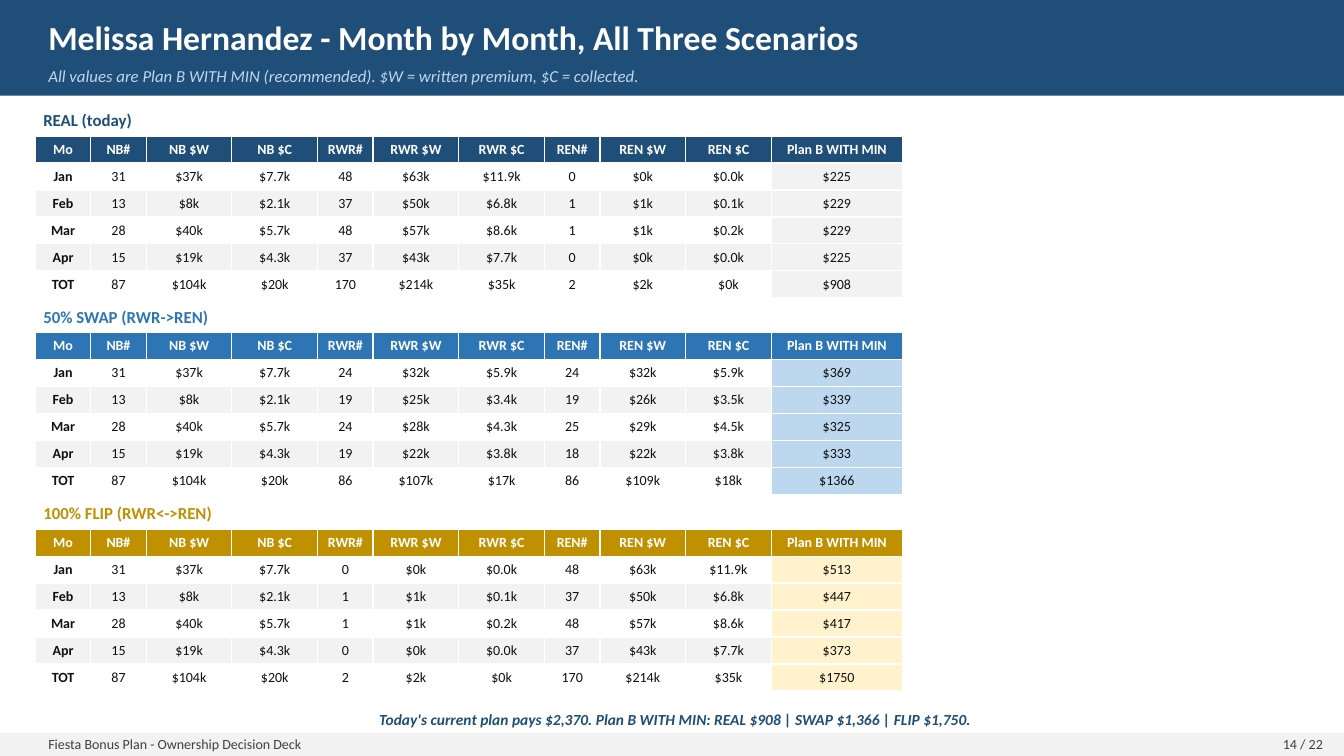
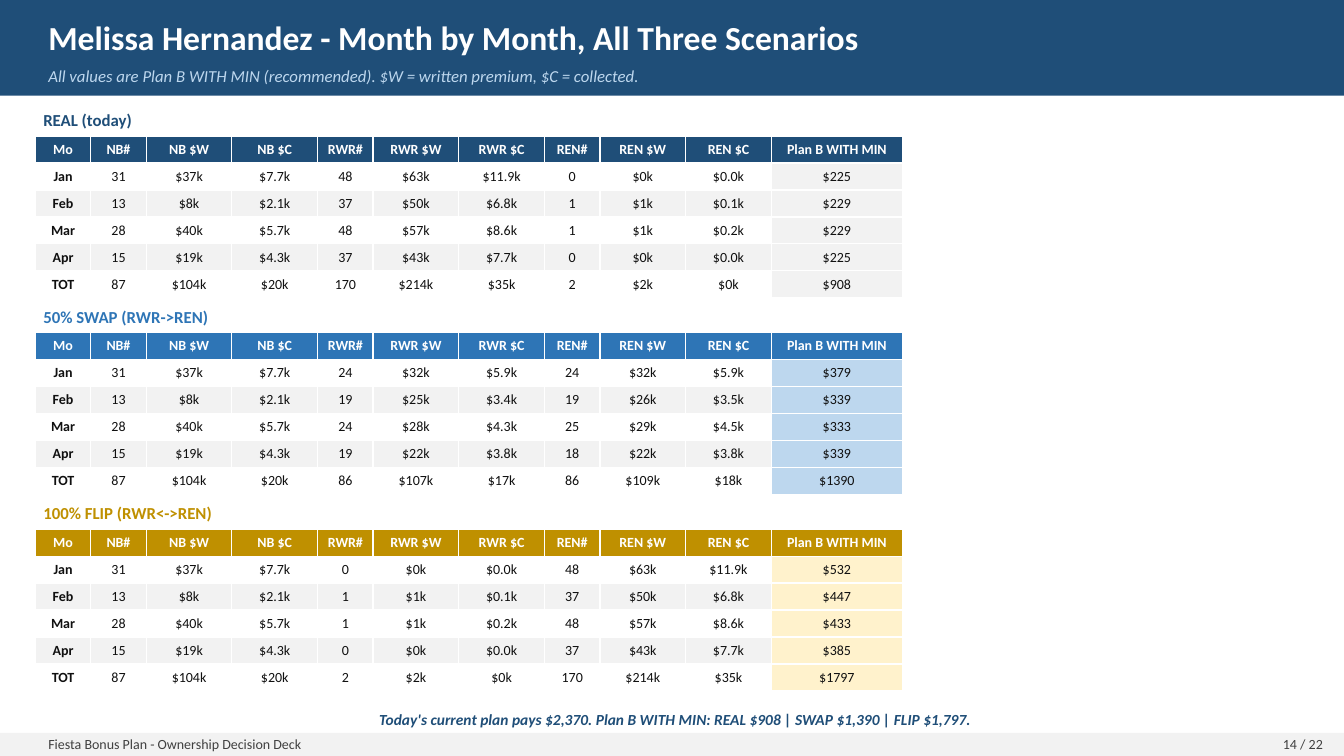
Before and after one commit to FAUS-tech/fiesta-bonus, a slide deck: slide 14 of output/Bonus_Plan_FINAL.pptx. Drawn at 1344x756 pixels with LibreOffice and Linux fonts; fonts in the diff are those of the drawing. Boxes give left, top, right and bottom in pixels: in the first picture for what was removed or moved away, otherwise in the second. Text is boxed around its words. In the diff, an @@ line names an element or a change of style, - is before the commit and + after.

```diff
--- a/output/Bonus_Plan_FINAL.pptx
+++ b/output/Bonus_Plan_FINAL.pptx
@@ table at [35, 333, 902, 491] @@
-row 2, column 11: $369
+row 2, column 11: $379
-row 4, column 11: $325
+row 4, column 11: $333
-row 5, column 11: $333
+row 5, column 11: $339
-row 6, column 11: $1366
+row 6, column 11: $1390
@@ table at [35, 529, 902, 688] @@
-row 2, column 11: $513
+row 2, column 11: $532
-row 4, column 11: $417
+row 4, column 11: $433
-row 5, column 11: $373
+row 5, column 11: $385
-row 6, column 11: $1750
+row 6, column 11: $1797
@@ text at [379, 714, 970, 728]: text changed @@
-Today's current plan pays $2,370. Plan B WITH MIN: REAL $908 | SWAP $1,366 | FLIP $1,750.
+Today's current plan pays $2,370. Plan B WITH MIN: REAL $908 | SWAP $1,390 | FLIP $1,797.
```
Also in this commit, not shown: 10 other slides changed, 3 other files.
